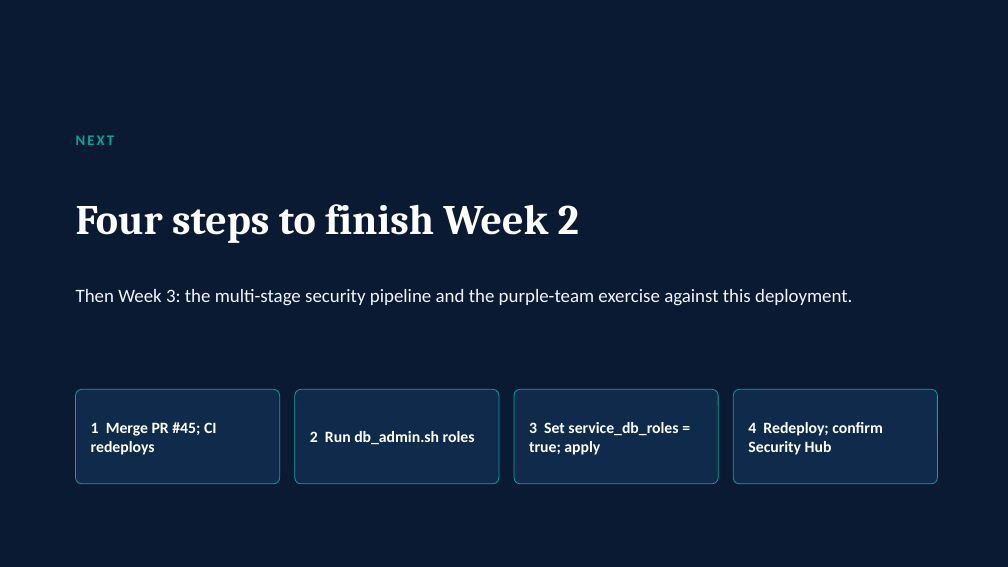
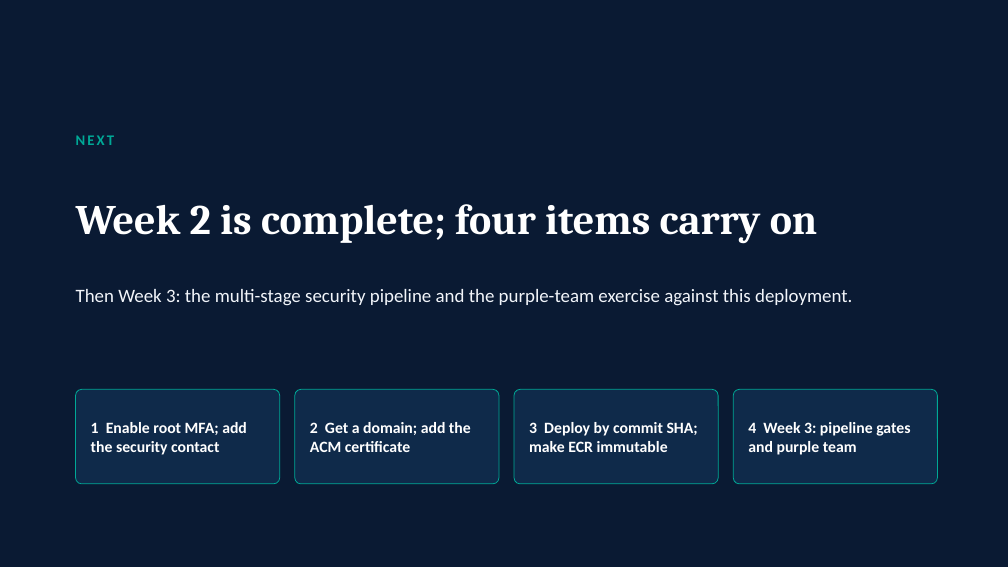
Before and after one commit to sadorect/Amdari-Project--02, a slide deck: slide 17 of docs/week2/assets/SentinelPay_Week2_Cloud.pptx. Drawn at 1008x567 pixels with LibreOffice and Linux fonts; fonts in the diff are those of the drawing. Boxes give left, top, right and bottom in pixels: in the first picture for what was removed or moved away, otherwise in the second. Text is boxed around its words. In the diff, an @@ line names an element or a change of style, - is before the commit and + after.

```diff
--- a/docs/week2/assets/SentinelPay_Week2_Cloud.pptx
+++ b/docs/week2/assets/SentinelPay_Week2_Cloud.pptx
@@ title at [76,204,818,244]: text changed @@
-Four steps to finish Week 2
+Week 2 is complete; four items carry on
@@ text at [91,422,247,455]: text changed @@
-1 Merge PR #45; CI redeploys
+1 Enable root MFA; add the security contact
@@ text at [310,422,471,452]: text changed @@
-2 Run db_admin.sh roles
+2 Get a domain; add the ACM certificate
@@ text at [529,422,698,452]: text changed @@
-3 Set service_db_roles = true; apply
+3 Deploy by commit SHA; make ECR immutable
@@ text at [748,422,910,455]: text changed @@
-4 Redeploy; confirm Security Hub
+4 Week 3: pipeline gates and purple team
```
Also in this commit, not shown: 5 other slides changed, 1 other file.
